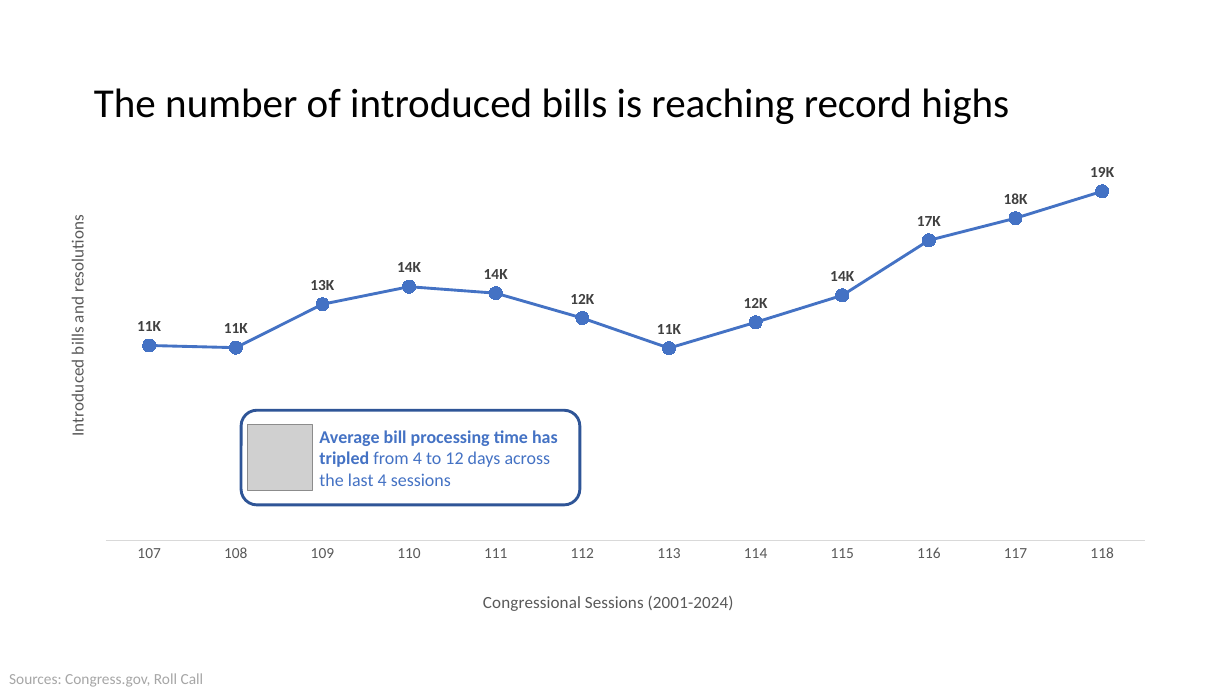
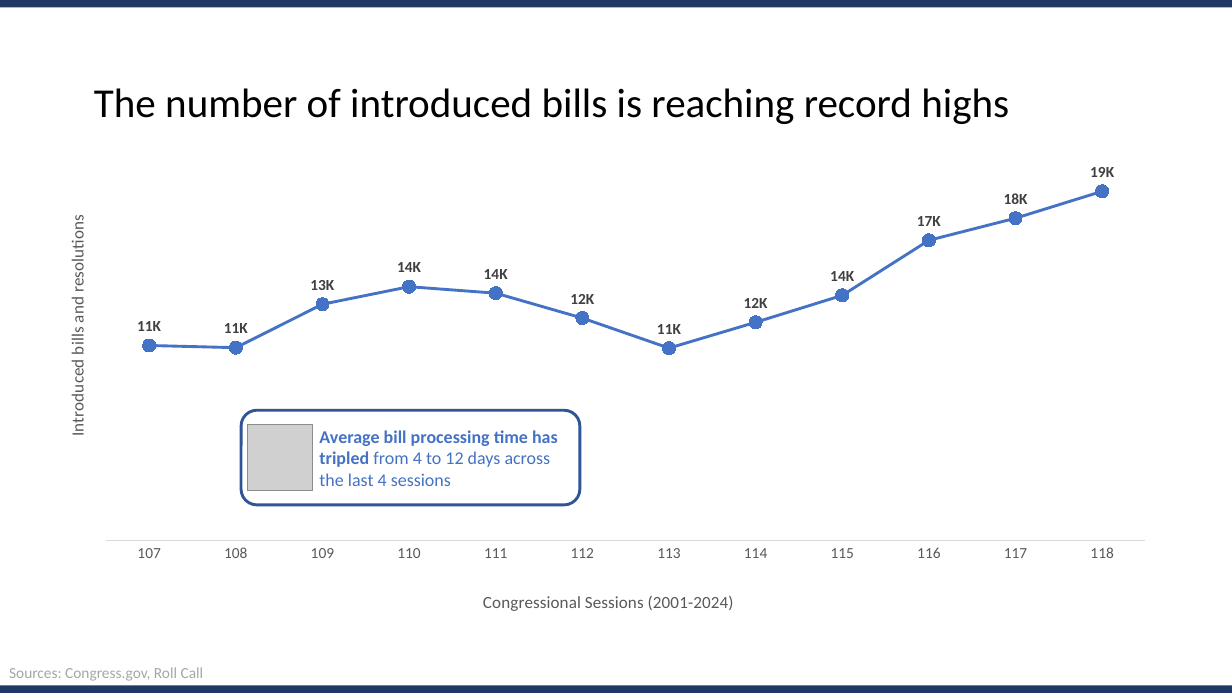
Before and after one commit to jbugli-NJ/FinalProject-Group3, a slide deck: slide 2 of Final-Group-Presentation/Final-Group-Presentation.pptx. Drawn at 1232x693 pixels with LibreOffice and Linux fonts; fonts in the diff are those of the drawing; grey boxes stand for pictures. Boxes give left, top, right and bottom in pixels: in the first picture for what was removed or moved away, otherwise in the second. Text is boxed around its words. In the diff, an @@ line names an element or a change of style, - is before the commit and + after.

```diff
--- a/Final-Group-Presentation/Final-Group-Presentation.pptx
+++ b/Final-Group-Presentation/Final-Group-Presentation.pptx
@@ rectangle added at bbox=[0, 0, 1232, 7], fill #203864 @@
@@ text "Sources: Congress.gov, Roll Call": place and size @@
-text "Sources: Congress.gov, Roll Call" at bbox=[9, 673, 204, 687]
+text "Sources: Congress.gov, Roll Call" at bbox=[9, 667, 204, 681]
@@ rectangle added at bbox=[0, 686, 1232, 693], fill #203864 @@
```
Also in this commit, not shown: 9 other slides changed, 6 other files.
